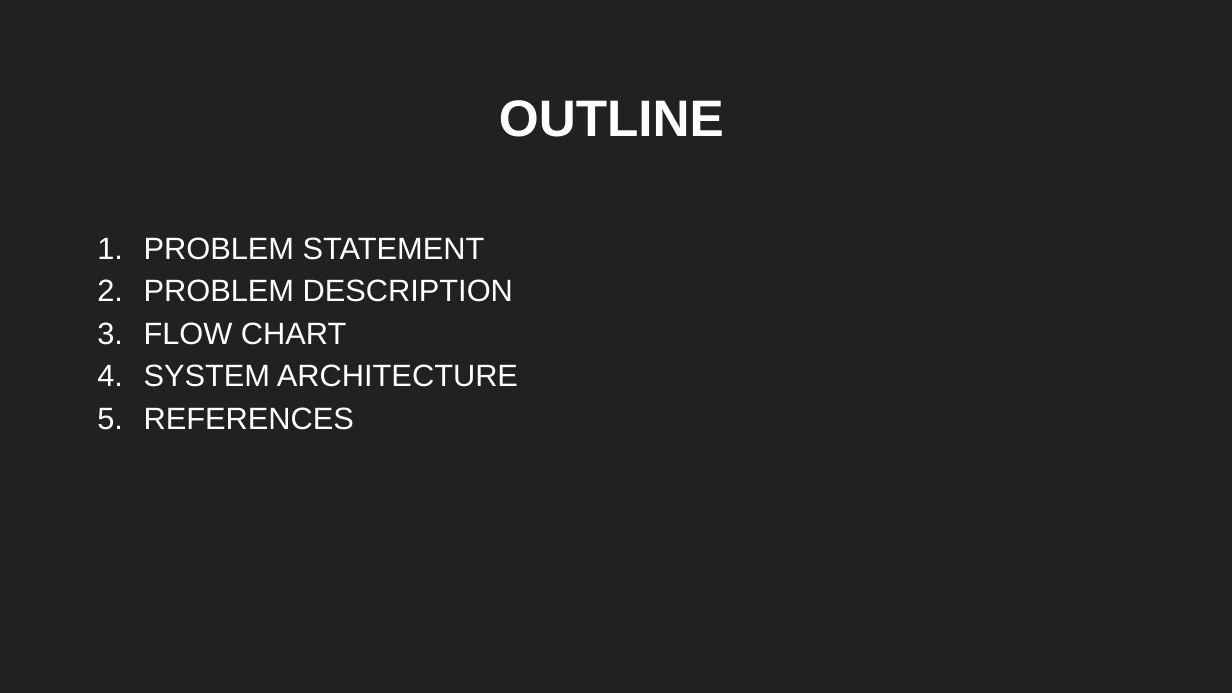
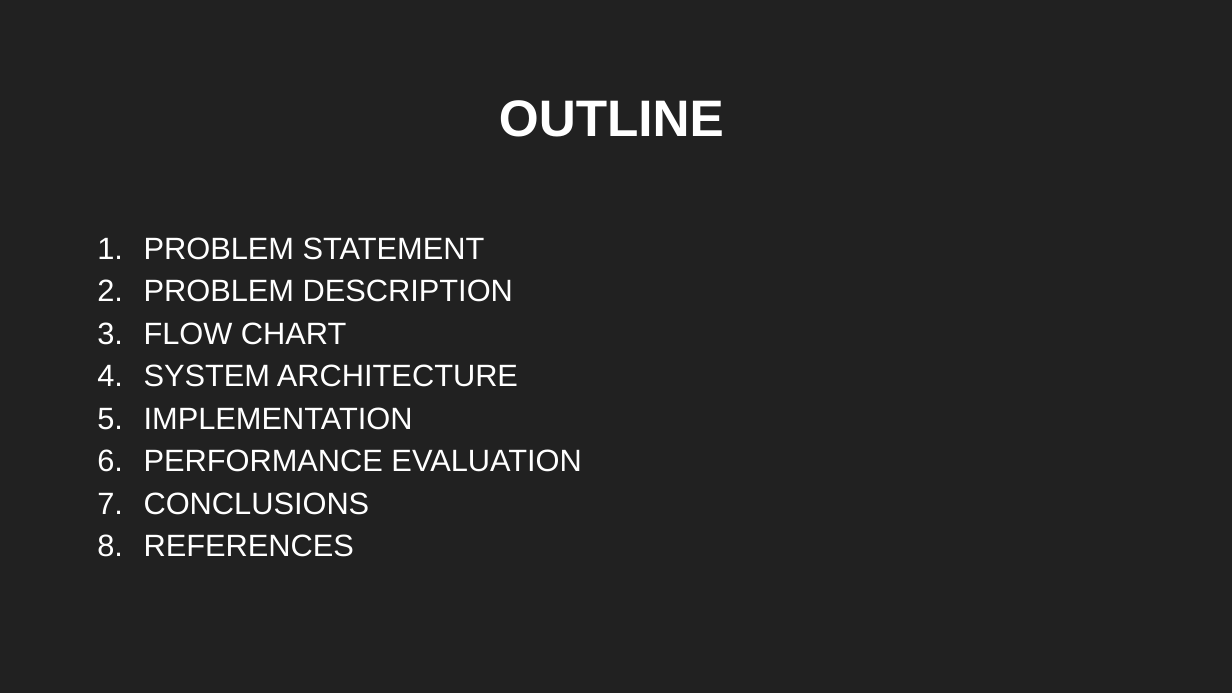
Before and after one commit to sbenstewart/cip-lab, a slide deck: slide 3 of presentation/presentation.pptx. Drawn at 1232x693 pixels with LibreOffice and Linux fonts; fonts in the diff are those of the drawing. Boxes give left, top, right and bottom in pixels: in the first picture for what was removed or moved away, otherwise in the second. Text is boxed around its words. In the diff, an @@ line names an element or a change of style, - is before the commit and + after.

```diff
--- a/presentation/presentation.pptx
+++ b/presentation/presentation.pptx
@@ subtitle at (x1=144, y1=407, x2=581, y2=515): paragraphs added @@
+5. IMPLEMENTATION
+6. PERFORMANCE EVALUATION
+7. CONCLUSIONS
```
Also in this commit, not shown: 1 other slide changed, 4 slides added, 1 slide removed, 1 other file.
